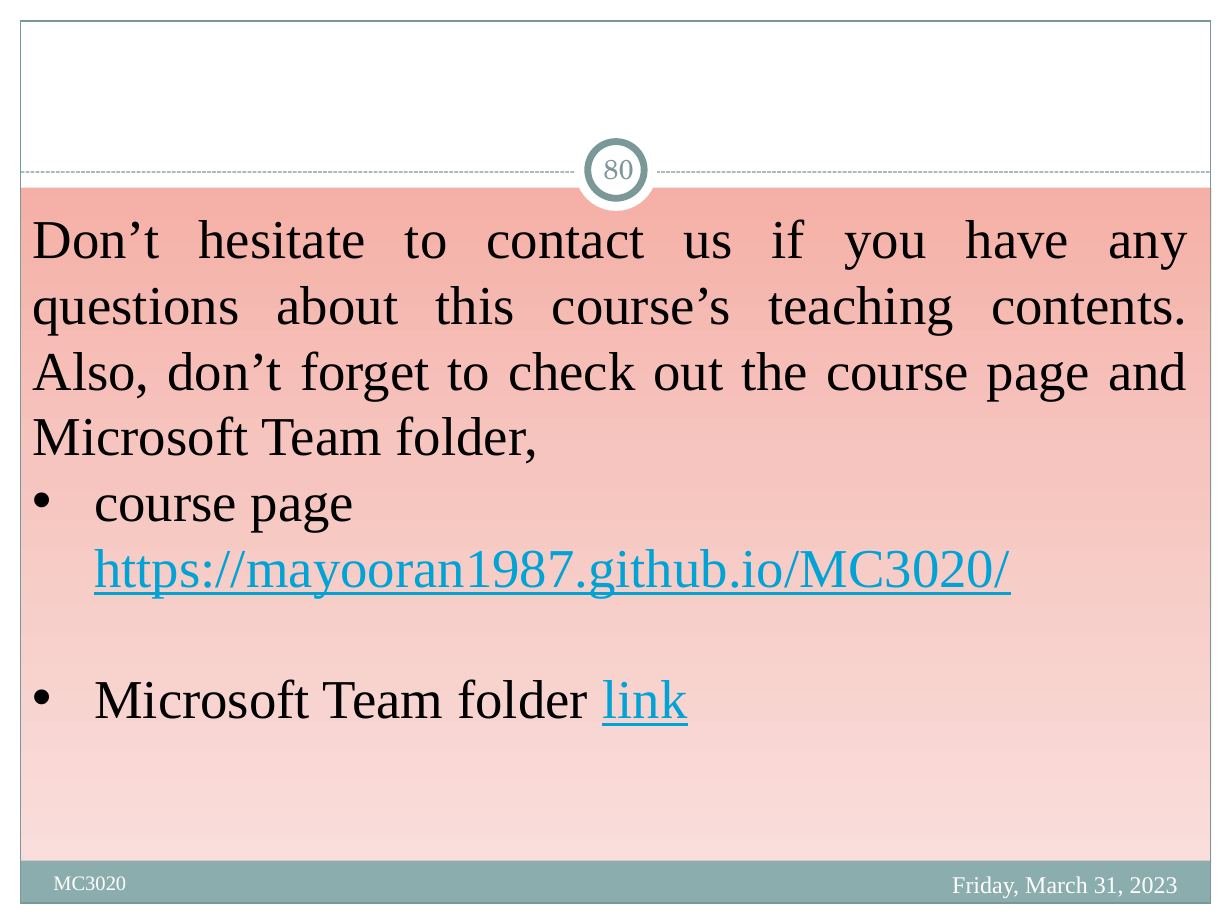
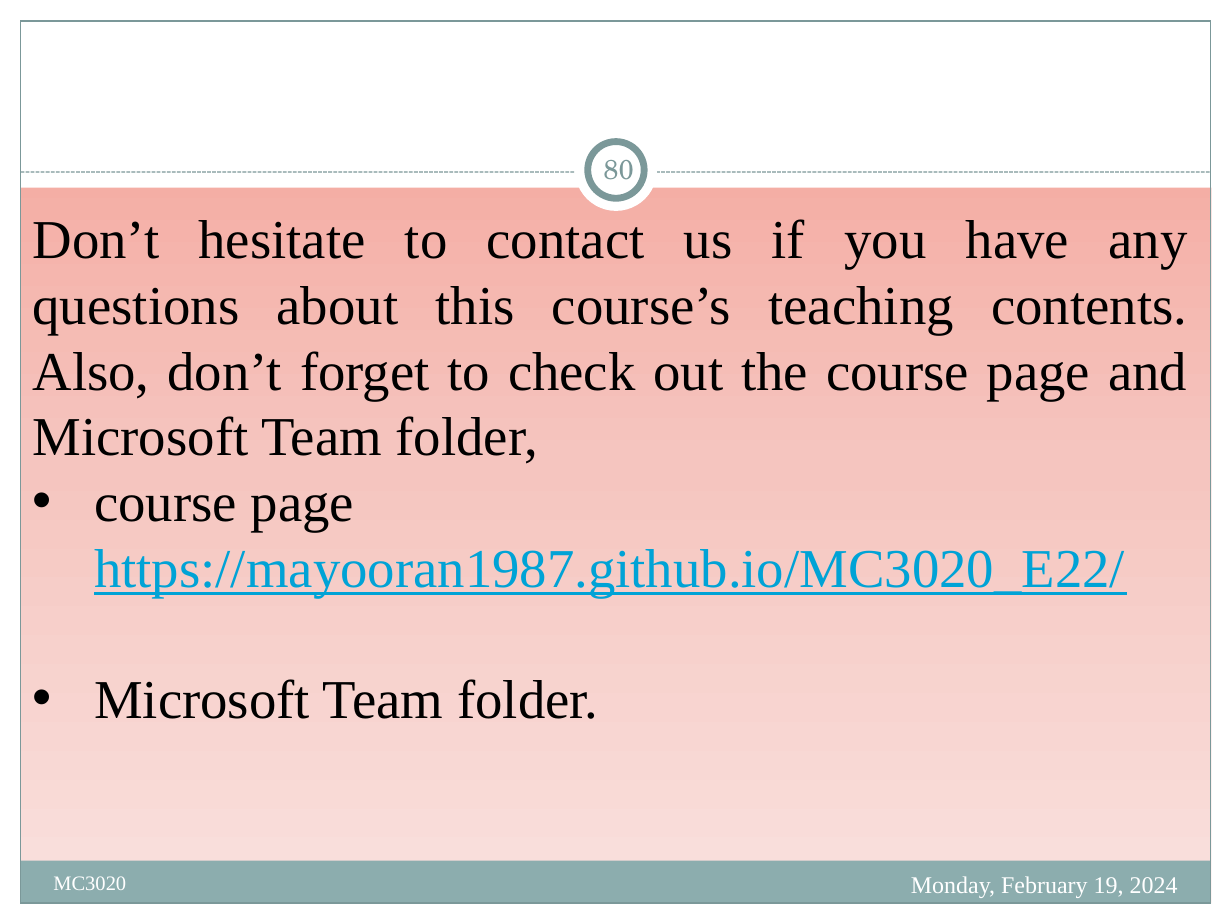
Before and after one commit to Mayooran1987/MC3020_E22, a slide deck: slide 80 of Lect_1.pptx. Drawn at 1232x924 pixels with LibreOffice and Linux fonts; fonts in the diff are those of the drawing. Boxes give left, top, right and bottom in pixels: in the first picture for what was removed or moved away, otherwise in the second. Text is boxed around its words. In the diff, an @@ line names an element or a change of style, - is before the commit and + after.

```diff
--- a/Lect_1.pptx
+++ b/Lect_1.pptx
@@ text at box(94, 493, 1125, 719): text changed @@
-• course page https://mayooran1987.github.io/MC3020/
-• Microsoft Team folder link
+• course page https://mayooran1987.github.io/MC3020_E22/
+• Microsoft Team folder.
@@ text at box(911, 876, 1178, 898): text changed @@
-Friday, March 31, 2023
+Monday, February 19, 2024
```
Also in this commit, not shown: 70 other slides changed, 2 slides added, 2 slides removed.
